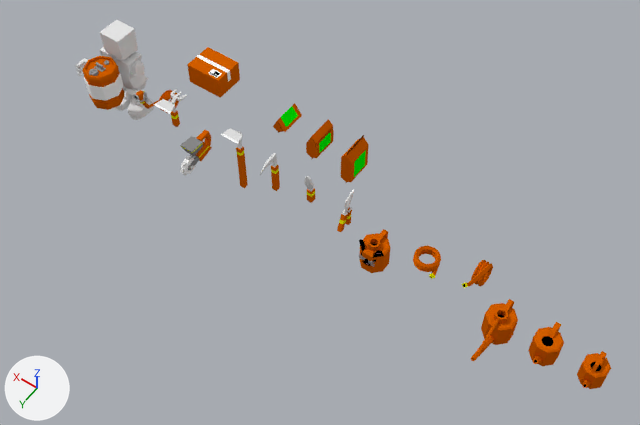
Two versions of the Blender file crops/tools/tools.blend, one commit apart.
Before and after are seen from a 50 mm lens placed at (-14.44, 10.11, 15.41), pointed at (-7.55, 0.47, 0.26). The axes (+X, +Y, +Z) are drawn at lower left. The lights are the same throughout.

The first picture shows 'Cylinder', 'bag1', 'bag2', 'bag3', 'clipper', 'hoe', 'hose', 'hose.001', 'hoseItem', 'package', 'planter', 'player_base_Mesh.042', 'reclaimer', 'sickle', 'trowel', 'watering can', 'watering can2', 'watering can3', 'watering cat'.
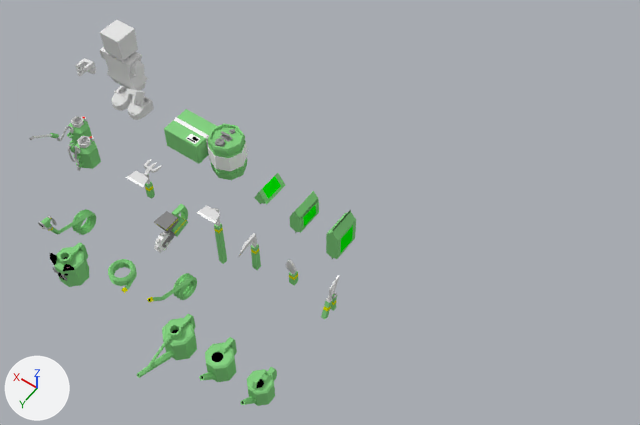
Where the change shows, as pixel boxes [x1, y1, x2, y2] in the pictures (640 x 425 px):
'package', recoloured, moved
    before: [187, 47, 240, 98]
    after: [164, 109, 217, 164]
'watering can3', recoloured, moved
    before: [471, 299, 518, 361]
    after: [137, 314, 197, 378]
'watering cat', recoloured, moved
    before: [359, 229, 391, 273]
    after: [50, 243, 89, 287]
'watering can2', recoloured, moved
    before: [528, 322, 564, 366]
    after: [199, 337, 237, 382]
'watering can', recoloured, moved
    before: [577, 351, 611, 389]
    after: [240, 367, 277, 406]
'tank', added
    after: [207, 123, 248, 180]
'bag2', recoloured, moved
    before: [341, 135, 369, 183]
    after: [326, 210, 356, 259]
'planter', recoloured, moved
    before: [180, 130, 212, 176]
    after: [154, 204, 188, 253]
'Cylinder', deleted
    before: [82, 56, 124, 110]
'bag1', recoloured, moved
    before: [306, 119, 334, 159]
    after: [290, 191, 319, 234]
'hoe', recoloured, moved
    before: [220, 128, 248, 188]
    after: [196, 206, 227, 264]
'hoseItem', recoloured, moved
    before: [413, 246, 441, 279]
    after: [108, 259, 137, 293]
'hose', recoloured, moved
    before: [462, 260, 493, 288]
    after: [147, 273, 197, 302]
'hose.001', recoloured, moved
    before: [133, 89, 179, 113]
    after: [38, 209, 96, 235]
'reclaimer', recoloured, moved
    before: [154, 89, 187, 127]
    after: [126, 159, 162, 199]
'bag3', recoloured, moved
    before: [273, 103, 302, 133]
    after: [254, 173, 285, 204]
'sprayer.001', added
    after: [68, 136, 101, 171]
'sickle', recoloured, moved
    before: [260, 153, 280, 191]
    after: [238, 233, 261, 270]
'clipper', recoloured, moved
    before: [337, 190, 354, 232]
    after: [321, 275, 339, 319]
'sprayer', added
    after: [29, 116, 92, 146]
'trowel', recoloured, moved
    before: [304, 176, 315, 203]
    after: [286, 260, 298, 285]

The edits, one by one:
Material 'blank' (mat_blank) changes colour from orange #d35f00 to green #87d384; in linear values from (0.653, 0.114, 0.0) to (0.242, 0.653, 0.229).
Material 'red' (mat_red) is new.
Its base color is (1.0, 0.0, 0.0) (red #ff0000).
Mesh me_cylinder_1 is new.
It has 384 vertices, 354 faces and spans x -0.453..0.453, y -0.453..0.453, z -0.396..0.775.
Faces by material slot: [106, 219, 29].
It uses material mat_blank (green #87d384).
It uses material mat_black25 (grey #999999).
It uses material mat_white (white #ffffff).
Mesh me_cylinder_001 is new.
It has 306 vertices, 182 faces and spans x -0.13..0.33, y -0.97..0.69, z -0.93..0.48.
Faces by material slot: [64, 32, 1, 77, 8].
It uses material mat_blank (green #87d384).
It uses material mat_gray75 (light grey #e1e1e1).
It uses material mat_black (black #000000).
It uses material mat_gray50 (grey #bcbcbc).
It uses material mat_red (red #ff0000).
Mesh me_cylinder_004 is new.
It has 444 vertices, 236 faces and spans x -0.234..0.234, y -0.27..0.508, z -0.33..0.592.
Faces by material slot: [64, 32, 1, 131, 8].
It uses material mat_blank (green #87d384).
It uses material mat_gray75 (light grey #e1e1e1).
It uses material mat_black (black #000000).
It uses material mat_gray50 (grey #bcbcbc).
It uses material mat_red (red #ff0000).
Object 'hose.001' (ob_hose_001) moves from (-2.0, 0.0, 0.0) to (-3.0, 4.0, 0.0).
Object 'reclaimer' (ob_reclaimer) moves from (-3.0, 0.0, 0.0) to (-4.0, 2.0, 0.0).
Object 'planter' (ob_planter) moves from (-4.0, 0.0, 0.0) to (-5.0, 2.0, 0.0).
Object 'package' (ob_package) moves from (-2.56, -1.9, -0.15) to (-3.56, 0.1, -0.15).
Object 'sickle' (ob_sickle) moves from (-6.0, 0.0, 0.0) to (-7.0, 2.0, 0.0).
Object 'hoe' (ob_hoe) moves from (-5.0, 0.0, 0.0) to (-6.0, 2.0, 0.0).
Object 'bag3' (ob_bag3) moves from (-5.0, -2.0, 0.0) to (-6.0, 0.0, 0.0).
Object 'bag1' (ob_bag1) moves from (-6.0, -2.0, 0.0) to (-7.0, 0.0, 0.0).
Object 'bag2' (ob_bag2) moves from (-7.0, -2.0, 0.0) to (-8.0, 0.0, 0.0).
Object 'watering cat' (ob_watering_cat) moves from (-9.0, 0.0, 0.0) to (-4.0, 4.0, 0.0).
Object 'trowel' (ob_trowel) moves from (-7.0, 0.0, 0.0) to (-8.0, 2.0, 0.0).
Object 'clipper' (ob_clipper) moves from (-8.0, 0.0, 0.0) to (-9.0, 2.0, 0.0).
Object 'hoseItem' (ob_hoseitem) moves from (-10.0, 0.0, 0.0) to (-5.0, 4.0, 0.0).
Object 'hose' (ob_hose) moves from (-11.0, 0.0, 0.0) to (-6.0, 4.0, 0.0).
Object 'watering can3' (ob_watering_can3) moves from (-12.0, 0.0, 0.0) to (-7.0, 4.0, 0.0).
Object 'watering can2' (ob_watering_can2) moves from (-13.0, 0.0, 0.0) to (-8.0, 4.0, 0.0).
Object 'watering can' (ob_watering_can) moves from (-14.0, 0.0, 0.0) to (-9.0, 4.0, 0.0).
Object 'Cylinder' (ob_cylinder) is deleted.
Object 'tank' (ob_tank) is new; it shows me_cylinder_1.
Its location is (-4.56, 0.0, -0.3).
Object 'sprayer' (ob_sprayer) is new; it shows me_cylinder_001.
Its location is (-1.0, 2.0, 0.0).
Object 'sprayer.001' (ob_sprayer_001) is new; it shows me_cylinder_004.
Its location is (-2.0, 2.0, 0.0).
